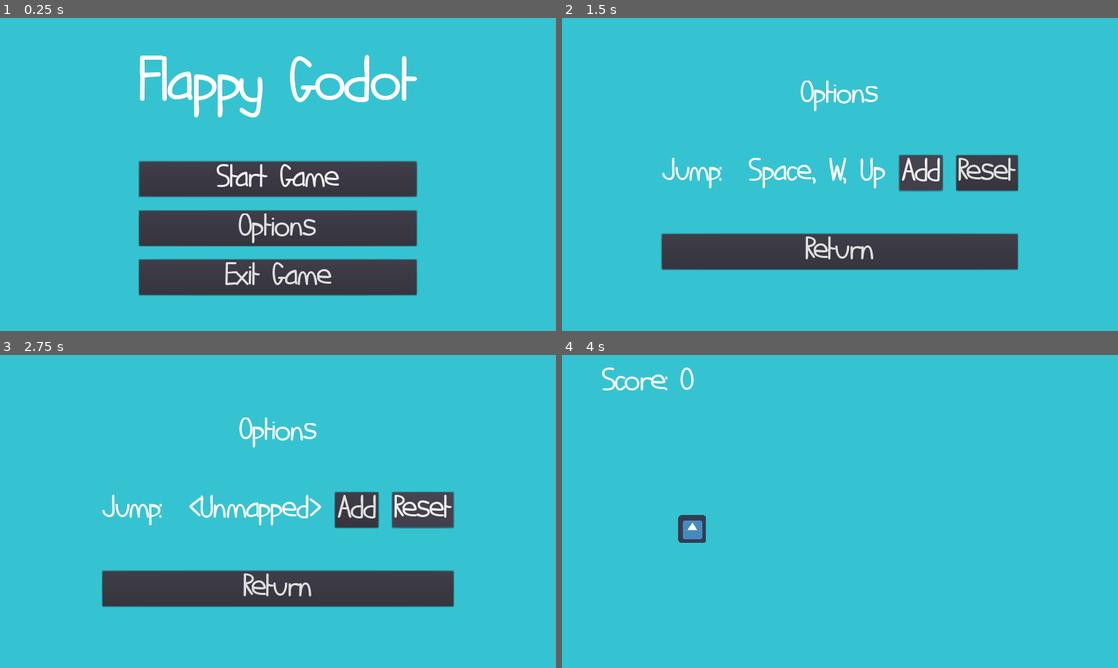
Above: before the commit, frames 1-4 (two rows, left to right).
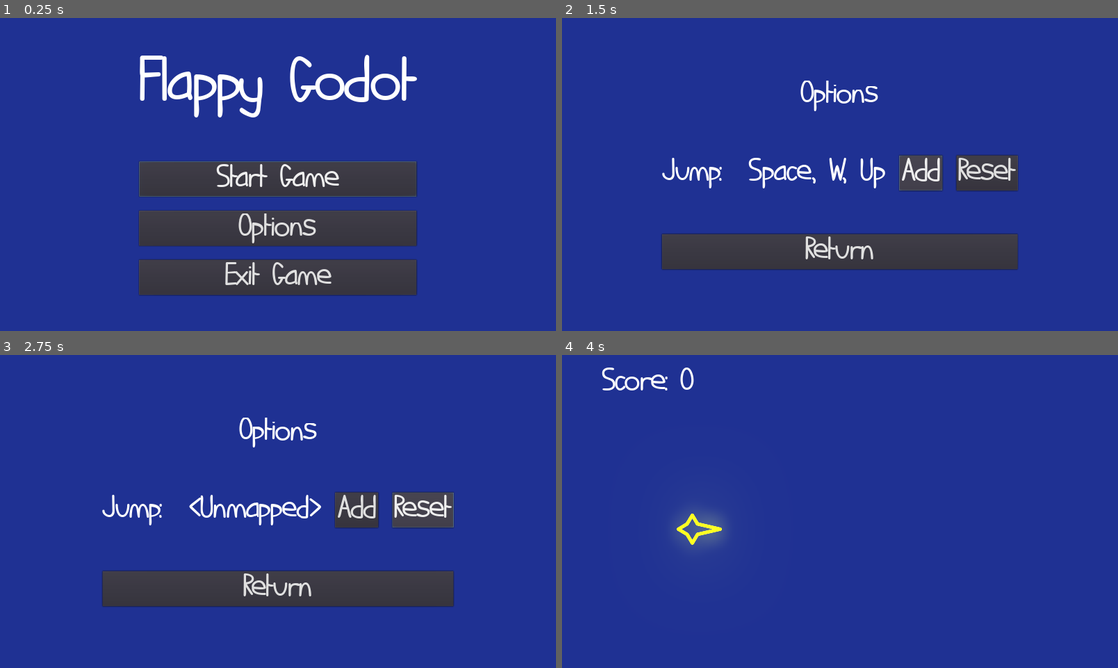
Above: after the commit, the same moments.

Repository: kdreese/flappy-godot
Game: Godot game, scene res://States/Menu/Menu.tscn
Same seed, same stepped clock (60 frames per second), same inputs: the game is played once before the commit and once after it. The engine's default icon, where the game draws it, is replaced by a stand-in: a white triangle on a blue panel in a dark square.
Inputs:
- Up to frame 1 (0.25 s): no input
- Up to frame 2 (1.5 s): click "Options" at 0.5 s; click "Add" at 1.25 s
- Up to frame 3 (2.75 s): click "Reset" at 2 s
- Up to frame 4 (4 s): click "Return" at 2.75 s; click "Start Game" at 3.5 s

The runs differ from the first frame. In frame 1, 81% of the frame differs, in the area x 0-100%, y 0-100%; in frame 2, 90%; in frame 3, 90%; in frame 4, 100%.

Commit message:
Added fancy glowing visuals

Diff:
--- a/Objects/Bird/Bird.gd
+++ b/Objects/Bird/Bird.gd
@@ -18,7 +18,7 @@
 
 func _process(delta: float) -> void:
 	if not alive:
-		rotation += ROTATE_SPEED * delta
+		$Line2D.rotation += ROTATE_SPEED * delta
 
 
 
--- a/Objects/Bird/Bird.tscn
+++ b/Objects/Bird/Bird.tscn
@@ -1,15 +1,6 @@
-[gd_scene load_steps=5 format=2]
+[gd_scene load_steps=3 format=2]
 
-[ext_resource path="res://icon.png" type="Texture" id=1]
 [ext_resource path="res://Objects/Bird/Bird.gd" type="Script" id=2]
-
-[sub_resource type="SpriteFrames" id=1]
-animations = [ {
-"frames": [ ExtResource( 1 ) ],
-"loop": true,
-"name": "default",
-"speed": 5.0
-} ]
 
 [sub_resource type="CircleShape2D" id=2]
 radius = 32.0
@@ -18,8 +9,15 @@
 collision_mask = 6
 script = ExtResource( 2 )
 
-[node name="AnimatedSprite" type="AnimatedSprite" parent="."]
-frames = SubResource( 1 )
-
 [node name="CollisionShape2D" type="CollisionShape2D" parent="."]
 shape = SubResource( 2 )
+
+[node name="Line2D" type="Line2D" parent="."]
+modulate = Color( 1.4, 1.4, 1, 1 )
+points = PoolVector2Array( 64, 0, 12, 12, 0, 32, -12, 12, -32, 0, -12, -12, 0, -32, 12, -12, 64, 0 )
+width = 6.0
+default_color = Color( 0.858824, 0.882353, 0.12549, 1 )
+joint_mode = 2
+begin_cap_mode = 2
+end_cap_mode = 2
+antialiased = true
--- a/Objects/Pipe/Pipe.tscn
+++ b/Objects/Pipe/Pipe.tscn
@@ -17,6 +17,7 @@
 collision_mask = 0
 
 [node name="Polygon2D" type="Polygon2D" parent="Pipe1"]
+modulate = Color( 1, 1.5, 1, 1 )
 color = Color( 0, 0.784314, 0, 1 )
 polygon = PoolVector2Array( -48, -256, 48, -256, 48, 256, -48, 256 )
 
@@ -27,6 +28,7 @@
 position = Vector2( 0, 384 )
 
 [node name="Polygon2D" type="Polygon2D" parent="Pipe2"]
+modulate = Color( 1, 1.5, 1, 1 )
 color = Color( 0, 0.784314, 0, 1 )
 polygon = PoolVector2Array( -48, -256, 48, -256, 48, 256, -48, 256 )
 
--- a/States/Game/Game.tscn
+++ b/States/Game/Game.tscn
@@ -6,13 +6,16 @@
 [sub_resource type="RectangleShape2D" id=1]
 extents = Vector2( 640, 8 )
 
+[sub_resource type="Environment" id=2]
+background_mode = 4
+glow_enabled = true
+glow_intensity = 1.0
+glow_strength = 0.95
+glow_blend_mode = 0
+glow_bicubic_upscale = true
+
 [node name="Game" type="Node2D"]
 script = ExtResource( 1 )
-
-[node name="Background" type="Polygon2D" parent="."]
-z_index = -50
-color = Color( 0.211765, 0.768627, 0.827451, 1 )
-polygon = PoolVector2Array( 0, 0, 1280, 0, 1280, 736, 0, 736 )
 
 [node name="UI" type="Node2D" parent="."]
 z_index = 100
@@ -54,6 +57,9 @@
 position = Vector2( 640, -8 )
 shape = SubResource( 1 )
 
+[node name="WorldEnvironment" type="WorldEnvironment" parent="."]
+environment = SubResource( 2 )
+
 [connection signal="timeout" from="PipeSpawnTimer" to="." method="_on_PipeSpawnTimer_timeout"]
 [connection signal="body_entered" from="Ceiling" to="." method="_on_Border_body_entered"]
 [connection signal="body_entered" from="Floor" to="." method="_on_Border_body_entered"]
--- a/States/Menu/Menu.gd
+++ b/States/Menu/Menu.gd
@@ -1,8 +1,8 @@
-extends ColorRect
+extends CenterContainer
 
 
 func _ready() -> void:
-	$CenterContainer/VBoxContainer/VBoxContainer/StartButton.grab_focus()
+	$VBoxContainer/VBoxContainer/StartButton.grab_focus()
 
 
 func _on_StartButton_pressed() -> void:
--- a/States/Menu/Menu.tscn
+++ b/States/Menu/Menu.tscn
@@ -7,58 +7,50 @@
 size = 128
 font_data = ExtResource( 1 )
 
-[node name="Menu" type="ColorRect"]
+[node name="Menu" type="CenterContainer"]
 anchor_right = 1.0
 anchor_bottom = 1.0
-color = Color( 0.211765, 0.768627, 0.827451, 1 )
 script = ExtResource( 2 )
 __meta__ = {
 "_edit_use_anchors_": false
 }
 
-[node name="CenterContainer" type="CenterContainer" parent="."]
-anchor_right = 1.0
-anchor_bottom = 1.0
-__meta__ = {
-"_edit_use_anchors_": false
-}
-
-[node name="VBoxContainer" type="VBoxContainer" parent="CenterContainer"]
+[node name="VBoxContainer" type="VBoxContainer" parent="."]
 margin_left = 319.0
 margin_top = 82.0
 margin_right = 960.0
 margin_bottom = 638.0
 custom_constants/separation = 100
 
-[node name="Title" type="Label" parent="CenterContainer/VBoxContainer"]
+[node name="Title" type="Label" parent="VBoxContainer"]
 margin_right = 641.0
 margin_bottom = 149.0
 custom_fonts/font = SubResource( 1 )
 text = "Flappy Godot"
 
-[node name="VBoxContainer" type="VBoxContainer" parent="CenterContainer/VBoxContainer"]
+[node name="VBoxContainer" type="VBoxContainer" parent="VBoxContainer"]
 margin_top = 249.0
 margin_right = 641.0
 margin_bottom = 556.0
 custom_constants/separation = 32
 
-[node name="StartButton" type="Button" parent="CenterContainer/VBoxContainer/VBoxContainer"]
+[node name="StartButton" type="Button" parent="VBoxContainer/VBoxContainer"]
 margin_right = 641.0
 margin_bottom = 81.0
 text = "Start Game"
 
-[node name="OptionsButton" type="Button" parent="CenterContainer/VBoxContainer/VBoxContainer"]
+[node name="OptionsButton" type="Button" parent="VBoxContainer/VBoxContainer"]
 margin_top = 113.0
 margin_right = 641.0
 margin_bottom = 194.0
 text = "Options"
 
-[node name="ExitButton" type="Button" parent="CenterContainer/VBoxContainer/VBoxContainer"]
+[node name="ExitButton" type="Button" parent="VBoxContainer/VBoxContainer"]
 margin_top = 226.0
 margin_right = 641.0
 margin_bottom = 307.0
 text = "Exit Game"
 
-[connection signal="pressed" from="CenterContainer/VBoxContainer/VBoxContainer/StartButton" to="." method="_on_StartButton_pressed"]
-[connection signal="pressed" from="CenterContainer/VBoxContainer/VBoxContainer/OptionsButton" to="." method="_on_OptionsButton_pressed"]
-[connection signal="pressed" from="CenterContainer/VBoxContainer/VBoxContainer/ExitButton" to="." method="_on_ExitButton_pressed"]
+[connection signal="pressed" from="VBoxContainer/VBoxContainer/StartButton" to="." method="_on_StartButton_pressed"]
+[connection signal="pressed" from="VBoxContainer/VBoxContainer/OptionsButton" to="." method="_on_OptionsButton_pressed"]
+[connection signal="pressed" from="VBoxContainer/VBoxContainer/ExitButton" to="." method="_on_ExitButton_pressed"]
--- a/States/OptionsMenu/OptionsMenu.gd
+++ b/States/OptionsMenu/OptionsMenu.gd
@@ -1,4 +1,4 @@
-extends ColorRect
+extends CenterContainer
 
 
 var current_mapping_key = null
@@ -23,7 +23,7 @@
 			jump_text += event.as_text()
 	if jump_text.length() == 0:
 		jump_text = "<Unmapped>"
-	$CenterContainer/VBoxContainer/GridContainer/JumpKeys.text = jump_text
+	$VBoxContainer/GridContainer/JumpKeys.text = jump_text
 
 
 func _on_AddJumpButton_pressed() -> void:
--- a/States/OptionsMenu/OptionsMenu.tscn
+++ b/States/OptionsMenu/OptionsMenu.tscn
@@ -2,69 +2,64 @@
 
 [ext_resource path="res://States/OptionsMenu/OptionsMenu.gd" type="Script" id=1]
 
-[node name="OptionsMenu" type="ColorRect"]
+[node name="OptionsMenu" type="CenterContainer"]
 anchor_right = 1.0
 anchor_bottom = 1.0
-color = Color( 0.211765, 0.768627, 0.827451, 1 )
 script = ExtResource( 1 )
 __meta__ = {
 "_edit_use_anchors_": false
 }
 
-[node name="CenterContainer" type="CenterContainer" parent="."]
-anchor_right = 1.0
-anchor_bottom = 1.0
-
-[node name="VBoxContainer" type="VBoxContainer" parent="CenterContainer"]
+[node name="VBoxContainer" type="VBoxContainer" parent="."]
 margin_left = 386.0
 margin_top = 141.0
 margin_right = 894.0
 margin_bottom = 578.0
 custom_constants/separation = 100
 
-[node name="Title" type="Label" parent="CenterContainer/VBoxContainer"]
+[node name="Title" type="Label" parent="VBoxContainer"]
 margin_right = 508.0
 margin_bottom = 75.0
 text = "Options"
 align = 1
 
-[node name="GridContainer" type="GridContainer" parent="CenterContainer/VBoxContainer"]
+[node name="GridContainer" type="GridContainer" parent="VBoxContainer"]
 margin_top = 175.0
 margin_right = 508.0
 margin_bottom = 256.0
 custom_constants/hseparation = 32
 columns = 4
 
-[node name="JumpTitle" type="Label" parent="CenterContainer/VBoxContainer/GridContainer"]
+[node name="JumpTitle" type="Label" parent="VBoxContainer/GridContainer"]
 margin_top = 3.0
 margin_right = 168.0
 margin_bottom = 78.0
 text = "Jump: "
 
-[node name="JumpKeys" type="Label" parent="CenterContainer/VBoxContainer/GridContainer"]
+[node name="JumpKeys" type="Label" parent="VBoxContainer/GridContainer"]
 margin_left = 200.0
 margin_top = 3.0
 margin_right = 200.0
 margin_bottom = 78.0
 
-[node name="AddJumpButton" type="Button" parent="CenterContainer/VBoxContainer/GridContainer"]
+[node name="AddJumpButton" type="Button" parent="VBoxContainer/GridContainer"]
 margin_left = 232.0
 margin_right = 334.0
 margin_bottom = 81.0
 text = "Add"
 
-[node name="ResetJumpButton" type="Button" parent="CenterContainer/VBoxContainer/GridContainer"]
+[node name="ResetJumpButton" type="Button" parent="VBoxContainer/GridContainer"]
 margin_left = 366.0
 margin_right = 508.0
 margin_bottom = 81.0
 text = "Reset"
 
-[node name="ReturnButton" type="Button" parent="CenterContainer/VBoxContainer"]
+[node name="ReturnButton" type="Button" parent="VBoxContainer"]
 margin_top = 356.0
 margin_right = 508.0
 margin_bottom = 437.0
 text = "Return"
 
-[connection signal="pressed" from="CenterContainer/VBoxContainer/GridContainer/AddJumpButton" to="." method="_on_AddJumpButton_pressed"]
-[connection signal="pressed" from="CenterContainer/VBoxContainer/GridContainer/ResetJumpButton" to="." method="_on_ResetJumpButton_pressed"]
-[connection signal="pressed" from="CenterContainer/VBoxContainer/ReturnButton" to="." method="_on_ReturnButton_pressed"]
+[connection signal="pressed" from="VBoxContainer/GridContainer/AddJumpButton" to="." method="_on_AddJumpButton_pressed"]
+[connection signal="pressed" from="VBoxContainer/GridContainer/ResetJumpButton" to="." method="_on_ResetJumpButton_pressed"]
+[connection signal="pressed" from="VBoxContainer/ReturnButton" to="." method="_on_ReturnButton_pressed"]
--- a/project.godot
+++ b/project.godot
@@ -53,4 +53,5 @@
 
 [rendering]
 
+environment/default_clear_color=Color( 0.12549, 0.196078, 0.580392, 1 )
 environment/default_environment="res://default_env.tres"
Not shown: 1 places in States/Game/Game.tscn that only renumber resources
